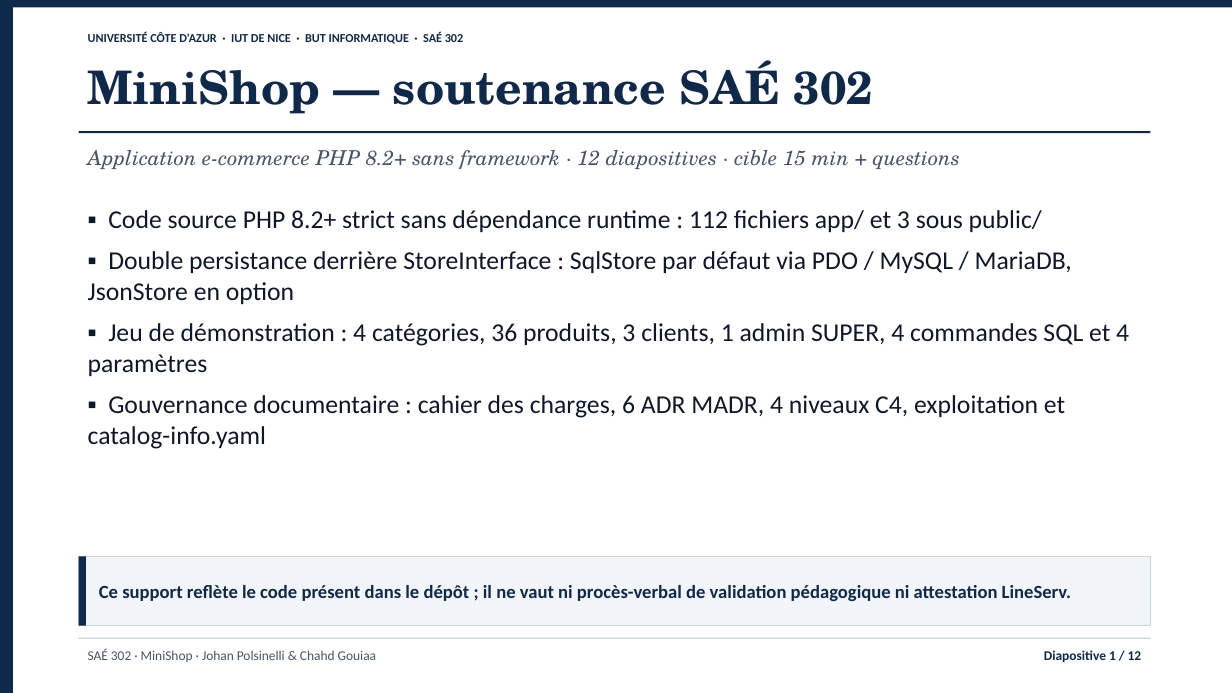
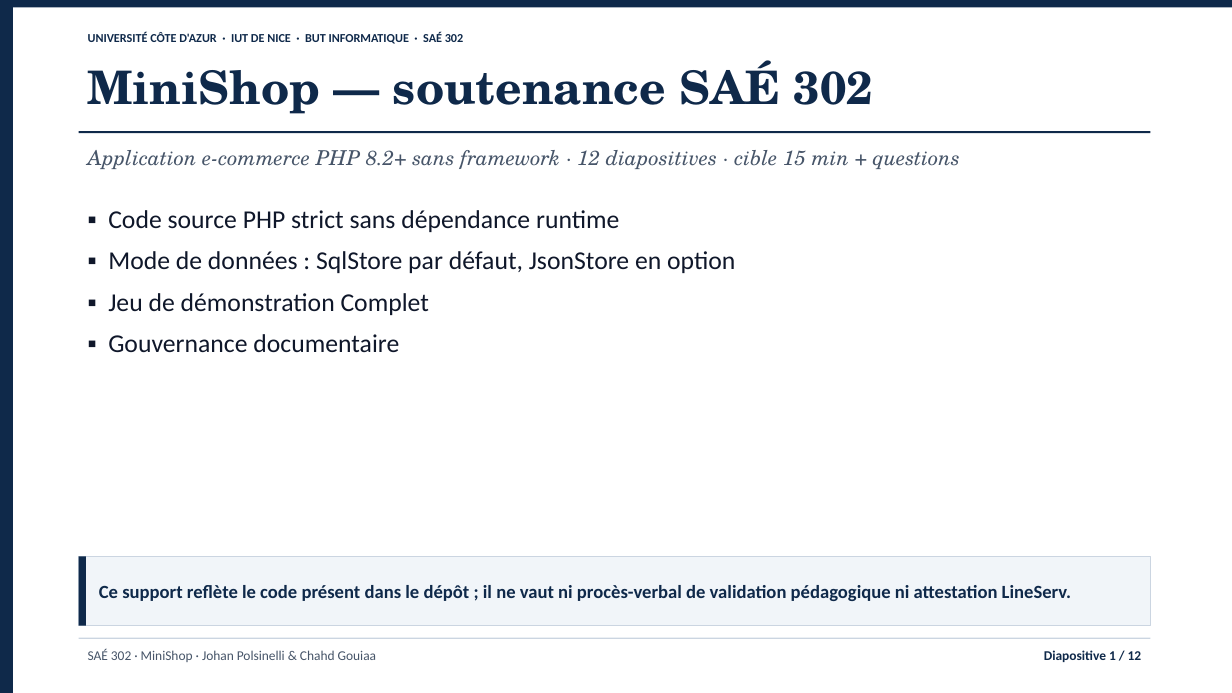
Before and after one commit to jojo8356/SAE-302, a slide deck: slide 1 of livrables/minishop-soutenance.pptx. Drawn at 1232x693 pixels with LibreOffice and Linux fonts; fonts in the diff are those of the drawing. Boxes give left, top, right and bottom in pixels: in the first picture for what was removed or moved away, otherwise in the second. Text is boxed around its words. In the diff, an @@ line names an element or a change of style, - is before the commit and + after.

```diff
--- a/livrables/minishop-soutenance.pptx
+++ b/livrables/minishop-soutenance.pptx
@@ text at (108, 210, 735, 352): text changed @@
-▪ Code source PHP 8.2+ strict sans dépendance runtime : 112 fichiers app/ et 3 sous public/
-▪ Double persistance derrière StoreInterface : SqlStore par défaut via PDO / MySQL / MariaDB, JsonStore en option
-▪ Jeu de démonstration : 4 catégories, 36 produits, 3 clients, 1 admin SUPER, 4 commandes SQL et 4 paramètres
-▪ Gouvernance documentaire : cahier des charges, 6 ADR MADR, 4 niveaux C4, exploitation et catalog-info.yaml
+▪ Code source PHP strict sans dépendance runtime
+▪ Mode de données : SqlStore par défaut, JsonStore en option
+▪ Jeu de démonstration Complet
+▪ Gouvernance documentaire
```
Also in this commit, not shown: 4 other files.
